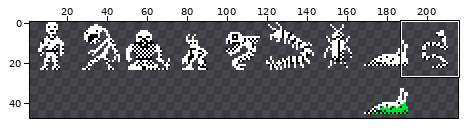
Two states of a sprite sheet, assets/creatures.png. Above: a wide view before the commit, with the close-up outlined.
Close-up. Before the commit:
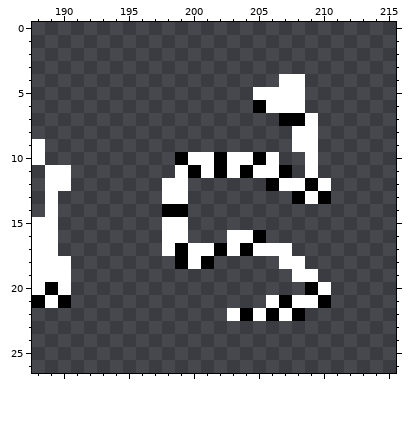
The file is 216x48 pixels. Shown: x 188..215, y 0..26. The wide view leaves out empty margins.
After:
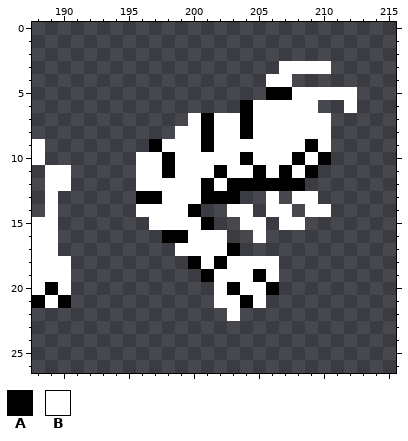
Palette (. is transparent): A #000000  B #ffffff
From old to new:
Colour A is added in row 6 at x 204; in rows 7 to 8 at x 201 and 204; in row 9 at x 197 and 201; in row 10 at x 198, 208 and 210; in row 11 at x 198; in row 12 at x 201 and 203 to 205.
Colour A is added in row 13 at x 196 to 197 and 201 to 203; in row 14 at x 200; in row 15 at x 201; in row 18 at x 202; in row 19 at x 201 and 205; in row 20 at x 203 and 206.
Colour A is added in row 21 at x 204.
Colour A replaces colour B in row 5 at x 206 to 207; in row 9 at x 209; in row 10 at x 204; in row 11 at x 205 and 209; in row 12 at x 207 to 208; in row 16 at x 198 to 199.
Colour A replaces colour B in row 17 at x 203; in row 18 at x 200.
Colour B is added in row 3 at x 207 to 210; in row 4 at x 206; in row 5 at x 209 to 212; in row 6 at x 209 and 212; in row 7 at x 200, 202 to 203, 205 to 206 and 210; in row 8 at x 199 to 200, 202 to 203, 205 to 207 and 210.
Colour B is added in row 9 at x 198 to 200, 202 to 207 and 210; in row 10 at x 196 to 197 and 207; in row 11 at x 196 to 197 and 208; in row 12 at x 196 to 197, 200 and 202; in row 13 at x 200 and 206; in row 14 at x 196 to 197, 203 to 204, 206 to 207 and 209 to 210.
Colour B is added in row 15 at x 197, 200, 204 to 205 and 207 to 208; in row 16 at x 200 to 202; in row 18 at x 203 to 206; in row 19 at x 202 to 204 and 206; in row 20 at x 202 and 204 to 205; in row 21 at x 202 to 203 and 205.
Colour B replaces colour A in row 6 at x 205; in row 7 at x 207 to 208; in row 10 at x 199, 202 and 205; in row 11 at x 200 and 204; in row 13 at x 208; in row 14 at x 198 to 199.
Colour B replaces colour A in row 16 at x 205; in row 17 at x 199 and 202; in row 18 at x 201.
Colour A is gone in row 12 at x 209; in row 13 at x 210; in row 17 at x 204; in row 18 at x 199; in row 20 at x 209; in row 21 at x 207 and 210.
Colour A is gone in row 22 at x 204, 206 and 208.
Colour B is gone in row 4 at x 208; in row 5 at x 205; in row 12 at x 210; in row 16 at x 203 to 204; in row 17 at x 198 and 205 to 207; in row 18 at x 207 to 208.
Colour B is gone in row 19 at x 208 to 209; in row 20 at x 210; in row 21 at x 206 and 208 to 209; in row 22 at x 205 and 207.
Where, in picture pixels (left, top, right, bottom), the same in both close-ups:
changed: (136, 61, 357, 321)
